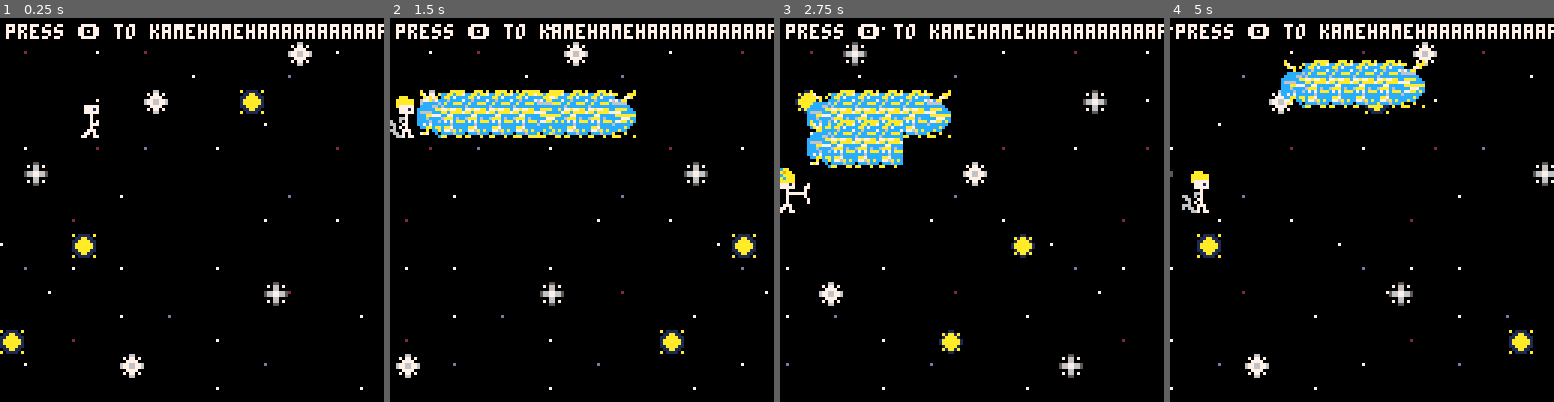
Above: before the commit, frames 1-4 (left to right).
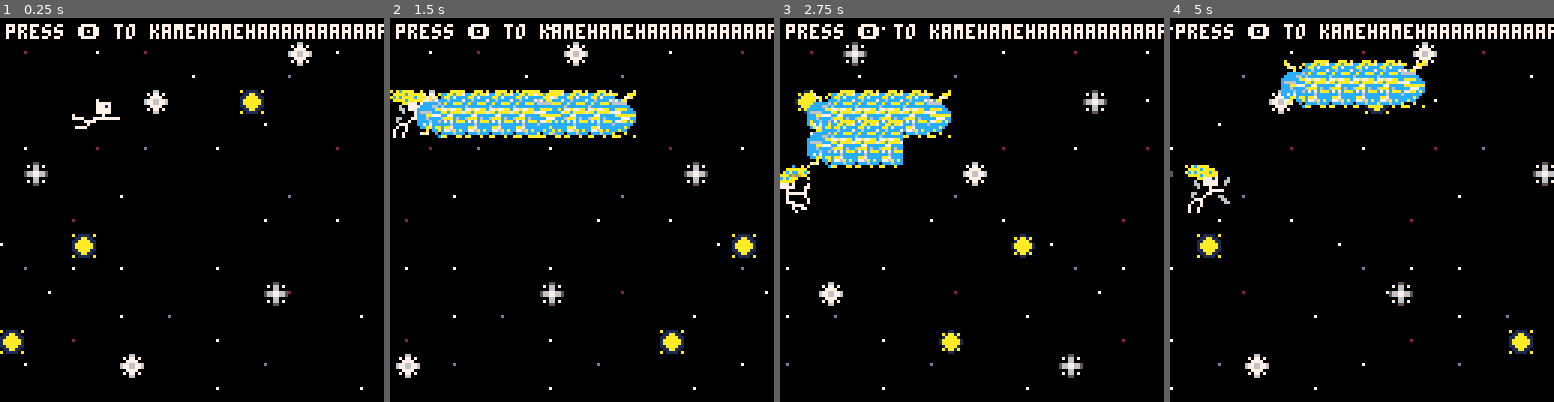
Above: after the commit, the same moments.

Repository: Jerry-Gu-SB/pico-8-kamehameha
Game: PICO-8 cartridge kamehameha.p8
The game is run twice, just before and just after one commit, with the same random seed, the same clock (stepped at 60 frames per second) and the same inputs.
Inputs:
- Up to frame 1 (0.25 s): no input
- Up to frame 2 (1.5 s): tap O (Z key) at 0.33, 0.7, 1.43 s
- Up to frame 3 (2.75 s): hold Left 1.97-2.37 s; tap O (Z key) at 2.22 s; hold Down from 2.42 s (still down)
- Up to frame 4 (5 s): release Down at 2.82 s; hold Right 2.87-3.53 s; tap O (Z key) at 3.1, 3.98, 4.87 s; hold Up 3.58-4.08 s; hold Right 4.13-4.53 s; hold Down from 4.58 s (still down)

The runs differ from the first frame. In frame 1, 0.4% of the frame differs, in the area x 18-32%, y 21-32%; in frame 2, 0.5%; in frame 3, 0.3%; in frame 4, 0.6%, in the area x 3-16%, y 38-51%.

Commit message:
changed animation for kamehameha

Diff:
--- a/kamehameha.p8
+++ b/kamehameha.p8
@@ -170,22 +170,22 @@
 end
 
 __gfx__
-80000008000000000000000000000000000000000a000000000000000a0a0000000000000a000000000aaaa0000aaa0a0000000a000077777777000000000000
-0800008000000000000000000000000000000000aaaaaa0000000000a9aacaa0000000000a70000a0ccccccaccaacaa7aa000aaa000788888877700000000000
-0080080000000000000000000000aaa0000000000acaaaa0000000000acaa9aa0000000000a7a0a0caaccccccaac7cccc00077a0007887777887770000000000
-000880000000000000000000000aaaaaa0000000aaaaaaaa00000000acaacaaaa00000000000a00ccc66aacccc6cccc767caa000078878888788777000000000
-000880000000000000000000000aaaaaa0000000aacaacaaa00000000accacaaa000000000ccccc6aaaccc6ccaccaaac66666000078787777878777700000000
-008008000000777770000000000a7777700000000aaaaaaaa00cc000aca9aaaaa00000000cccc66cccccaacc6ccccccccccccc00787887887887877700000000
-08000080000077717000000000007771700000000c00a77170cc00000ac0777170000700ccccccaaaac7777777a77aaccaaaacc0787878778787877700000000
-80000008000077777000000000007777700000000ccc77777cc00000a000777770007700c6666cccccccc7ccaacaaaa7777ccccc787878778787877700000000
-0000000000000070000000000000007000000000000c0070cc0000000000007000007000cccaa777caaac76ccc77cccccaaaaaaa787878778787877700000000
-00000000000000700000000000006670000000000a00007cc00000000000007777777000ccc6ccccccaa77776aaac6ccccc777cc787878778787877700000000
-000000000000007070000000660060700000000000007770000000000000007000007000cccc6cc6aaccccc6c7c7caaac77aacac787887887887877700000000
-000070000000007770000000066007700000000006607070000000000000007000000700cc7c7cccccccaaaaccc6cccc6cccccc0078787777878777700000000
-0000000000000070000000000060707000000000000077700c00000000000070000007000ccaacaac6ca6ccccaa7ccccccccac00078878888788777000000000
-000000000000077700000000666007770000000000cc07770ccc00000000077700000000000a0ccacca6acccc776acacccacc000007887777887770000000000
-00000000000077070000000060660707000000000ca07707000cccc0000077070000000007a700c0cccc6cca0ccc6ccca000a000000788888877700000000000
-0000000000077007700000000006670770000000000770077000000000077007700000000000000c0a000aa0aa000a00aaa0000a000077777777000000000000
+8000000800000000000000000a0acaaaa00000000a0000000000000000000000c00a0a000a000000000aaaa0000aaa0a0000000a000077777777000000000000
+08000080000000000000000000aaaacaaaa00000aaaaaa0000000000000000aaaaaaa0000a70000a0ccccccaccaacaa7aa000aaa000788888877700000000000
+0080080000000000000000000acacaaaacaa00000acaaaa00000000000000acaccaaca0000a7a0a0caaccccccaac7cccc00077a0007887777887770000000000
+00088000000000000000000000aaaacaaaaa0000aaaaaaaa000000000000aaac9c9aa0000000a00ccc66aacccc6cccc767caa000078878888788777000000000
+00088000000000007777700000000aa777170006aacaacaaa00000000000cacaaa000a0000ccccc6aaaccc6ccaccaaac66666000078787777878777700000000
+00800800000000007771700000006007777700660aaaaaaaa00cc0000000aaaaa00000000cccc66cccccaacc6ccccccccccccc00787887887887877700000000
+08000080000000007777700000006607777700600c00a77170cc00000000777170000700ccccccaaaac7777777a77aaccaaaacc0787878778787877700000000
+80000008000000007777700000000600070000000ccc77777cc000000000777770007700c6666cccccccc7ccaacaaaa7777ccccc787878778787877700000000
+0000000070000000007000000000000007777700000c0070cc0000000000007000007000cccaa777caaac76ccc77cccccaaaaaaa787878778787877700000000
+00000000777700077777777700066000770000000a00007cc00000000000007777777000ccc6ccccccaa77776aaac6ccccc777cc787878778787877700000000
+000000000000777700000000000600070000660000007770000000000000007000007000cccc6cc6aaccccc6c7c7caaac77aacac787887887887877700000000
+000070000000070000000000000077700000066006607070000000000000007000000700cc7c7cccccccaaaaccc6cccc6cccccc0078787777878777700000000
+0000000007777000000000000007007000000066000077700c00000000000077700007000ccaacaac6ca6ccccaa7ccccccccac00078878888788777000000000
+000000000000000000000000007000700000000000cc07770ccc00000000000077770000000a0ccacca6acccc776acacccacc000007887777887770000000000
+00000000000000000000000000700700000000000ca07707000cccc0000000007007700007a700c0cccc6cca0ccc6ccca000a000000788888877700000000000
+0000000000000000000000000070070000000000000770077000000000000000070000000000000c0a000aa0aa000a00aaa0000a000077777777000000000000
 00000000000550000006600000448880000000000044988080000000000000000000000000000000000000000000000000000000000000000000000000000000
 000000000706607007077070044a9988880000000449a98898888000000000000000000000000000000000000000000000000000000000000000000000000000
 0000000000066000007777004546aaa888000000454aaa88aaa98880000000000000000000000000000000000000000000000000000000000000000000000000
